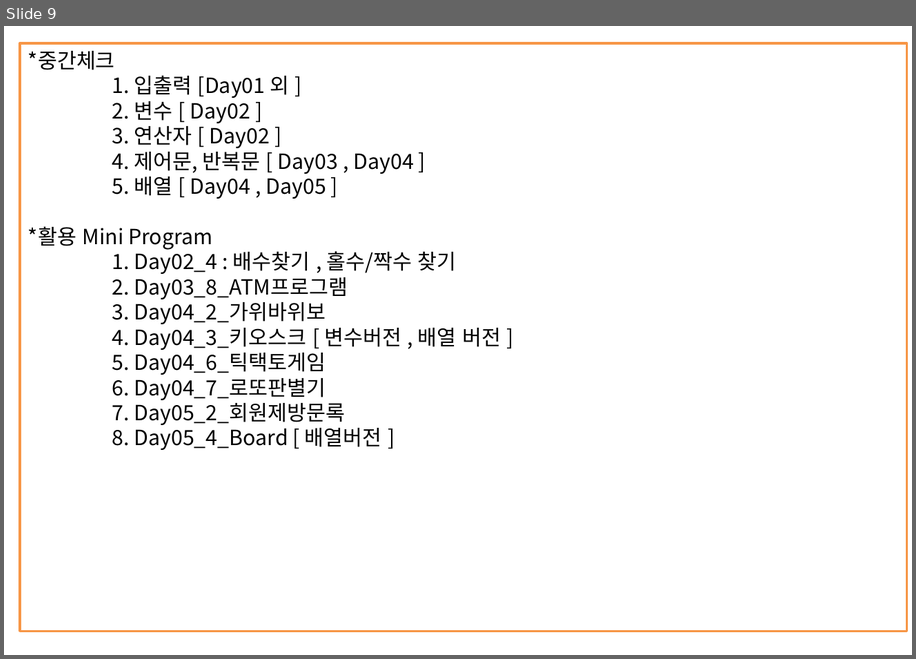
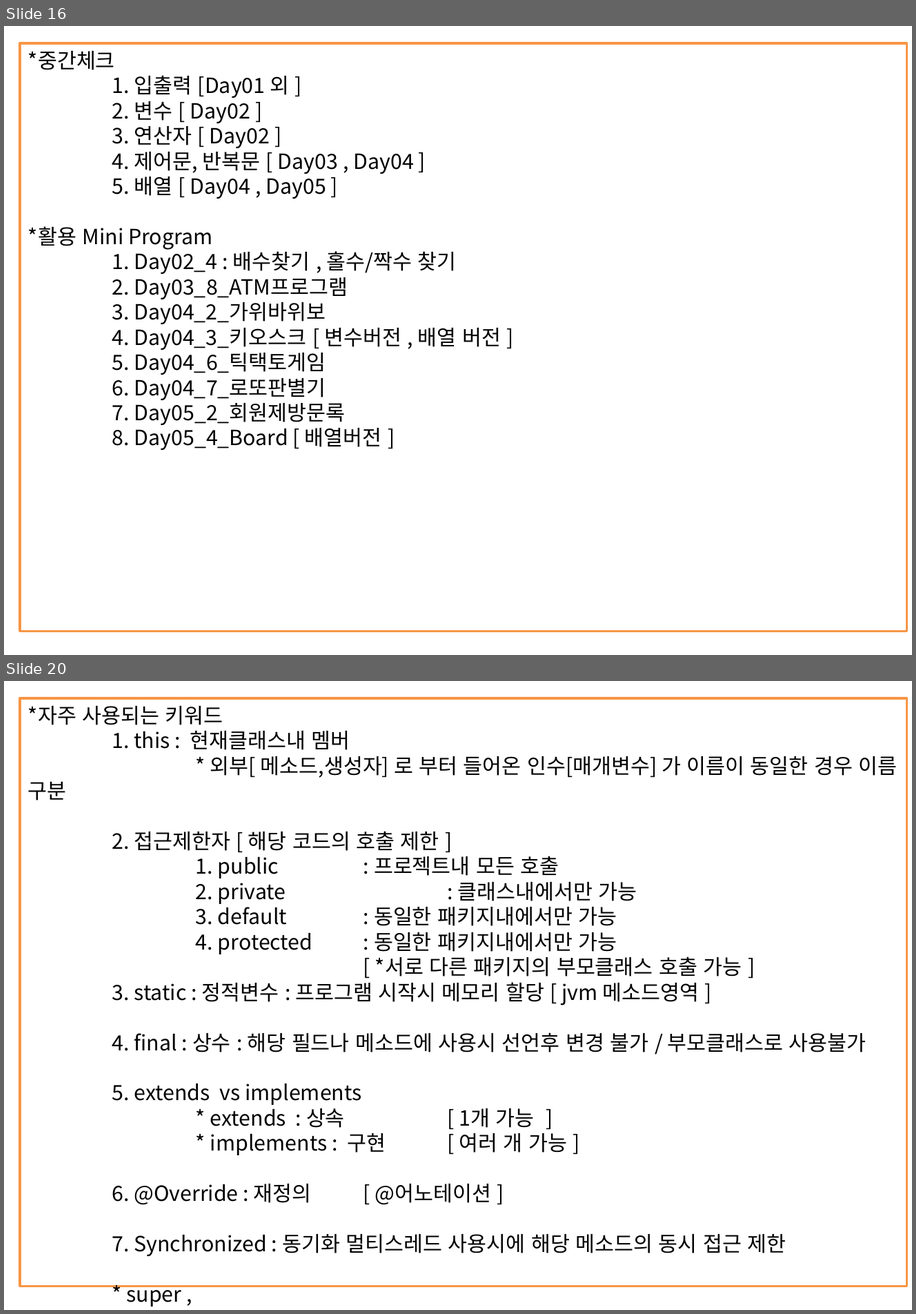
Before and after one commit to kth0027/ezen_kth, a slide deck: Study_Revise/JAVA-PPT/JAVA정리.pptx. Shown one above the other, each under a label of ours: slide 9 before the commit, slides 16 and 20 after it; the slides between them are not shown. The pictures are 916x659 and 916x1314 pixels, drawn with LibreOffice and Linux fonts; fonts in the diff are those of the drawing. Boxes give left, top, right and bottom in pixels: in the first picture for what was removed or moved away, otherwise in the second. Text is boxed around its words. In the diff, an @@ line names an element or a change of style, - is before the commit and + after.

```diff
--- a/Study_Revise/JAVA-PPT/JAVA정리.pptx
+++ b/Study_Revise/JAVA-PPT/JAVA정리.pptx
@@ slide 20 added at [4, 681, 912, 1310], background #FFFFFF @@
@@ rectangle added at [20, 699, 907, 1286], outline #F79646 2 pt, 18 pt, text #000000 @@
+*자주 사용되는 키워드
+1. this : 현재클래스내 멤버
+* 외부[ 메소드,생성자] 로 부터 들어온 인수[매개변수] 가 이름이 동일한 경우 이름 구분
+2. 접근제한자 [ 해당 코드의 호출 제한 ]
+1. public : 프로젝트내 모든 호출
+2. private : 클래스내에서만 가능
+3. default : 동일한 패키지내에서만 가능
+4. protected : 동일한 패키지내에서만 가능
+[ *서로 다른 패키지의 부모클래스 호출 가능 ]
+3. static : 정적변수 : 프로그램 시작시 메모리 할당 [ jvm 메소드영역 ]
+4. final : 상수 : 해당 필드나 메소드에 사용시 선언후 변경 불가 / 부모클래스로 사용불가
+5. extends vs implements
+* extends : 상속 [ 1개 가능 ]
+* implements : 구현 [ 여러 개 가능 ]
+6. @Override : 재정의 [ @어노테이션 ]
+7. Synchronized : 동기화 멀티스레드 사용시에 해당 메소드의 동시 접근 제한
+* super ,
@@ what was slide 9 is now slide 16 @@
```
Also in this commit, not shown: 3 slides changed, 14 other slides added, 1 other file.
